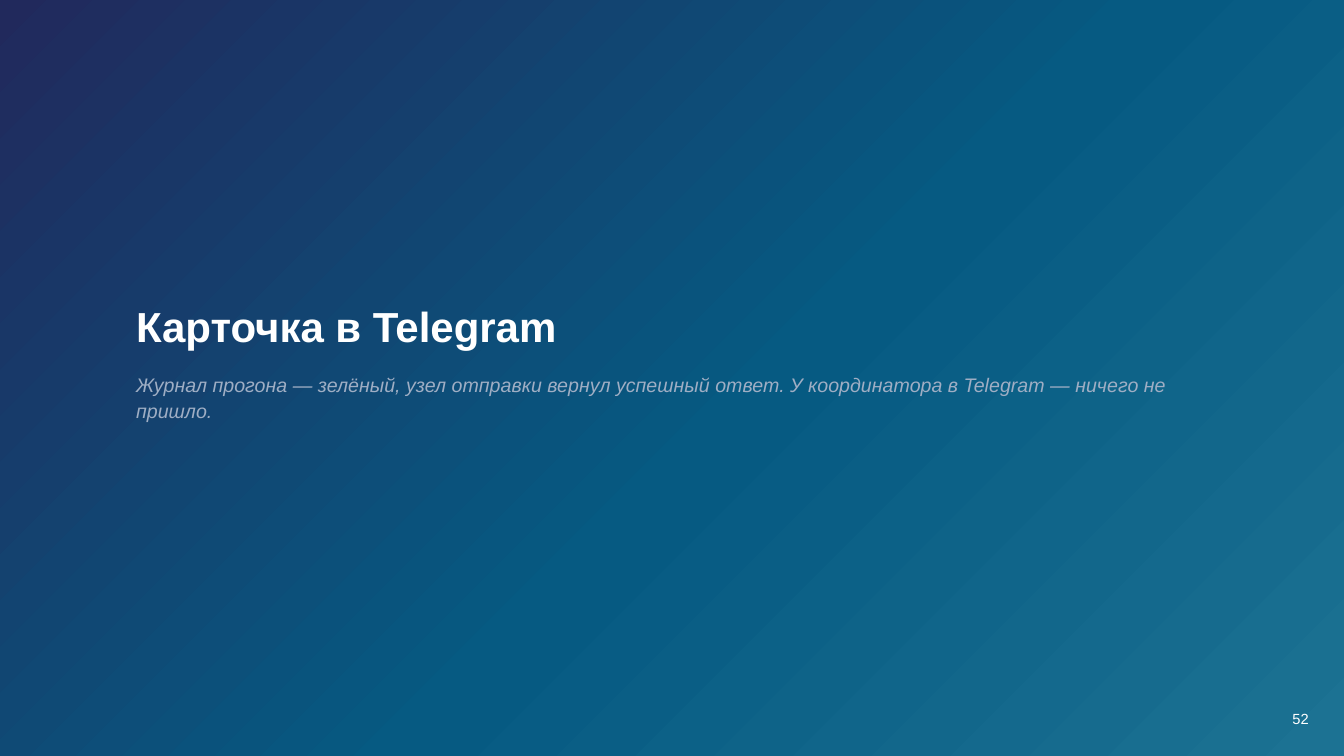
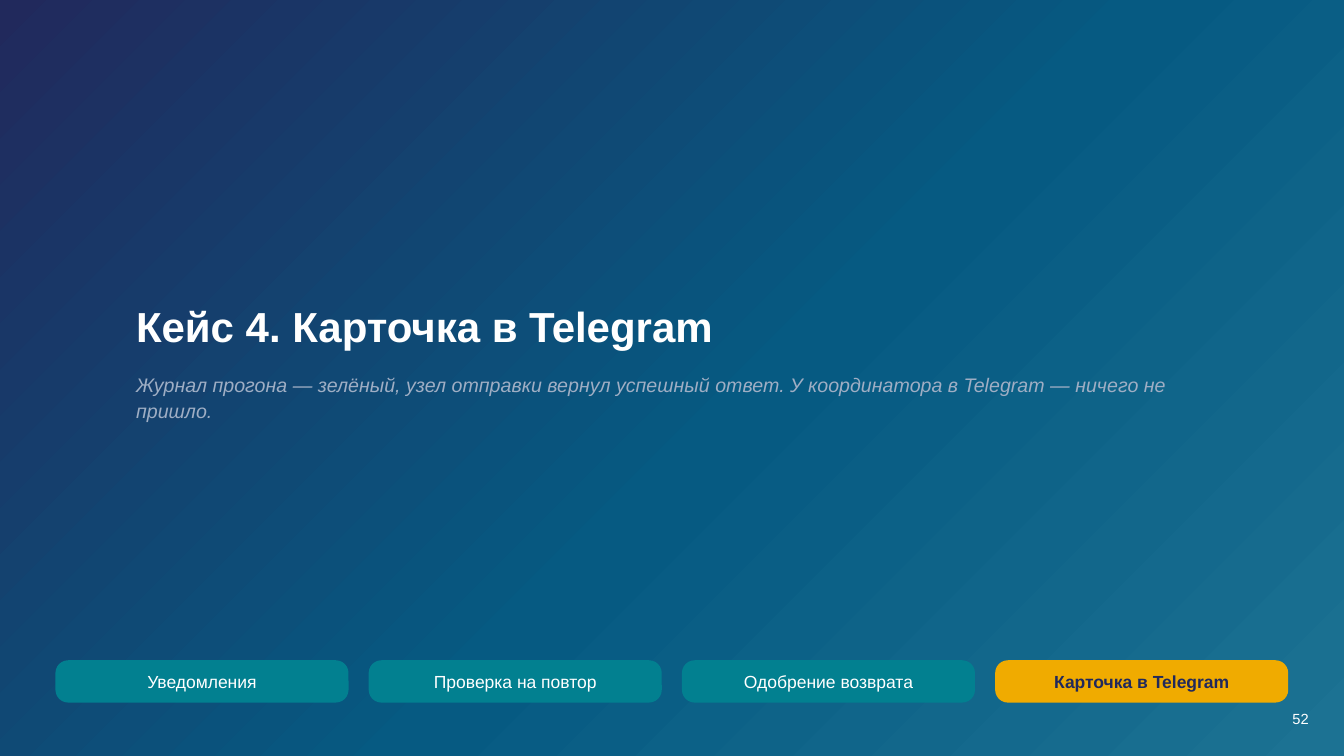
Before and after one commit to tellina-study/AI-usage-lessons, a slide deck: slide 52 of library/seminars/sem-08/rendered/sem-08.pptx. Drawn at 1344x756 pixels with LibreOffice and Linux fonts; fonts in the diff are those of the drawing. Boxes give left, top, right and bottom in pixels: in the first picture for what was removed or moved away, otherwise in the second. Text is boxed around its words. In the diff, an @@ line names an element or a change of style, - is before the commit and + after.

```diff
--- a/library/seminars/sem-08/rendered/sem-08.pptx
+++ b/library/seminars/sem-08/rendered/sem-08.pptx
@@ text at (136, 310, 712, 351): text changed @@
-Карточка в Telegram
+Кейс 4. Карточка в Telegram
@@ rounded rectangle added at (55, 660, 349, 703), fill #028090 @@
@@ text added at (147, 676, 256, 692), 12.5 pt, text #FFFFFF @@
+Уведомления
@@ rounded rectangle added at (369, 660, 662, 703), fill #028090 @@
@@ text added at (434, 676, 596, 692), 12.5 pt, text #FFFFFF @@
+Проверка на повтор
@@ rounded rectangle added at (682, 660, 975, 703), fill #028090 @@
@@ text added at (744, 675, 913, 692), 12.5 pt, text #FFFFFF @@
+Одобрение возврата
@@ rounded rectangle added at (995, 660, 1289, 703), fill #F0AB00 @@
@@ text added at (1054, 675, 1229, 692), 12.5 pt, text #21295C, bold @@
+Карточка в Telegram
```
Also in this commit, not shown: 2 other slides changed, 9 other files.
